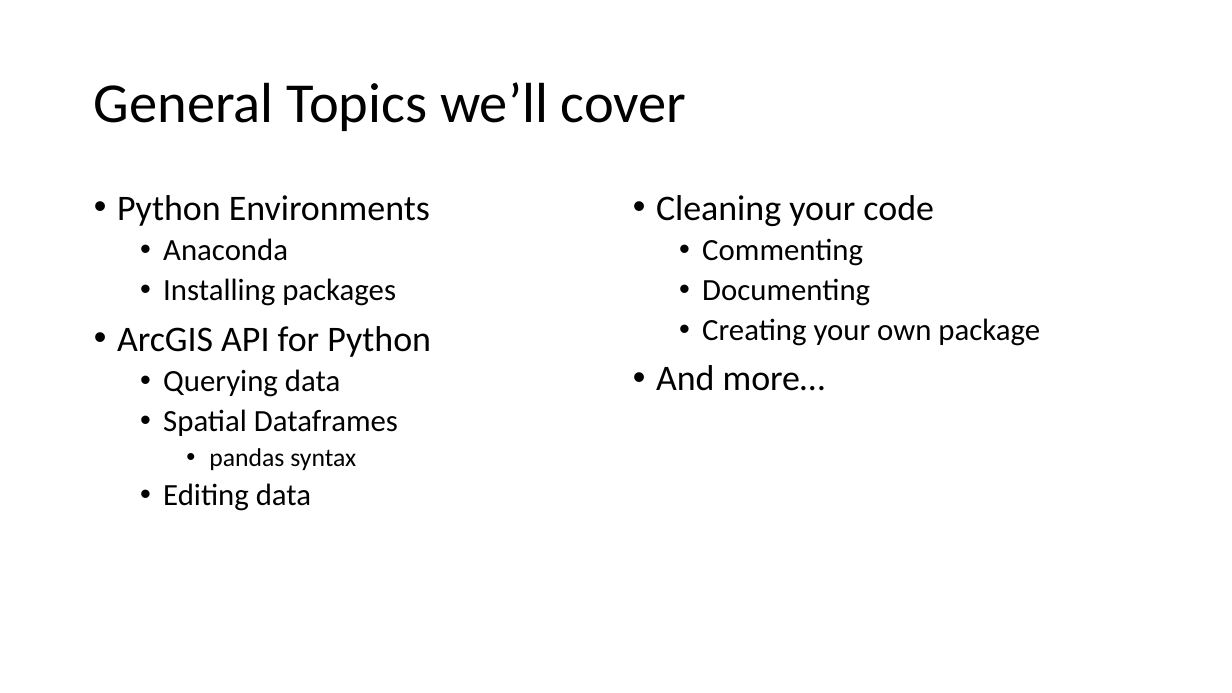
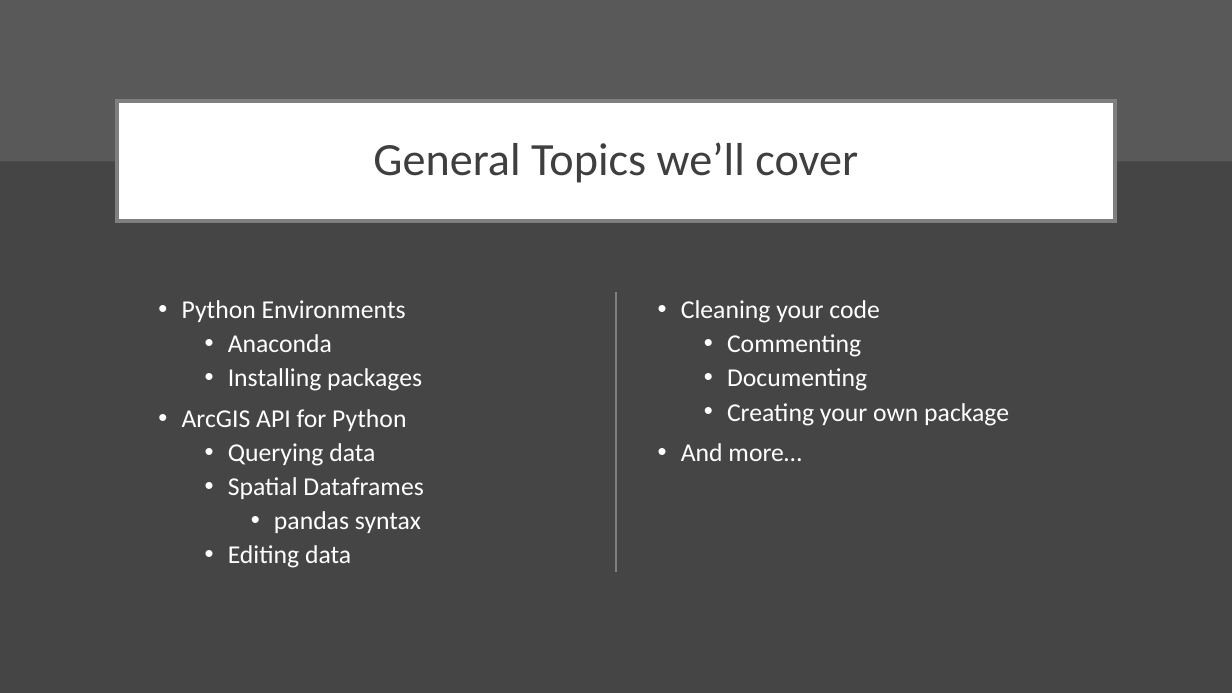
Before and after one commit to DanCranford/Workshop_Intermediate_1, a slide deck: slide 2 of Workshop 1.pptx. Drawn at 1232x693 pixels with LibreOffice and Linux fonts; fonts in the diff are those of the drawing. Boxes give left, top, right and bottom in pixels: in the first picture for what was removed or moved away, otherwise in the second. Text is boxed around its words. In the diff, an @@ line names an element or a change of style, - is before the commit and + after.

Commit message:
added some slides and code

```diff
--- a/Workshop 1.pptx
+++ b/Workshop 1.pptx
@@ background #FFFFFF to #454545 @@
@@ rectangle added at [0, 0, 1232, 162], fill #595959 @@
@@ title "General Topics we’ll cover": place and size @@
-title "General Topics we’ll cover" at [94, 82, 687, 131]
+title "General Topics we’ll cover" at [117, 101, 1116, 222]
@@ title "General Topics we’ll cover" at [117, 101, 1116, 222]: size 44 to 36 pt, text colour #000000 to #3F3F3F; alignment left to centre; fill none to #FFFFFF; outline none to #7F7F7F 3 pt @@
@@ text "Python Environments": place and size @@
-text "Python Environments" at [117, 195, 431, 511]
+text "Python Environments" at [182, 300, 423, 568]
@@ text "Python Environments" at [182, 300, 423, 568]: size 28 to 20 pt in "Python Environments", "ArcGIS API for Python"; text colour #000000 to #FFFFFF; size 24 to 20 pt in "Anaconda", "Installing packages", "Querying data", "Spatial Dataframes" and 1 more places @@
@@ line added from (616, 292) to (616, 572), #7F7F7F 1.5 pt @@
@@ text "Cleaning your code": place and size @@
-text "Cleaning your code" at [656, 195, 1040, 391]
+text "Cleaning your code" at [681, 300, 1009, 461]
@@ text "Cleaning your code" at [681, 300, 1009, 461]: size 28 to 20 pt in "Cleaning your code", "And more…"; text colour #000000 to #FFFFFF; size 24 to 20 pt in "Commenting", "Documenting", "Creating your own package" @@
```
Also in this commit, not shown: 4 other slides changed, 2 slides added, 1 other file.
